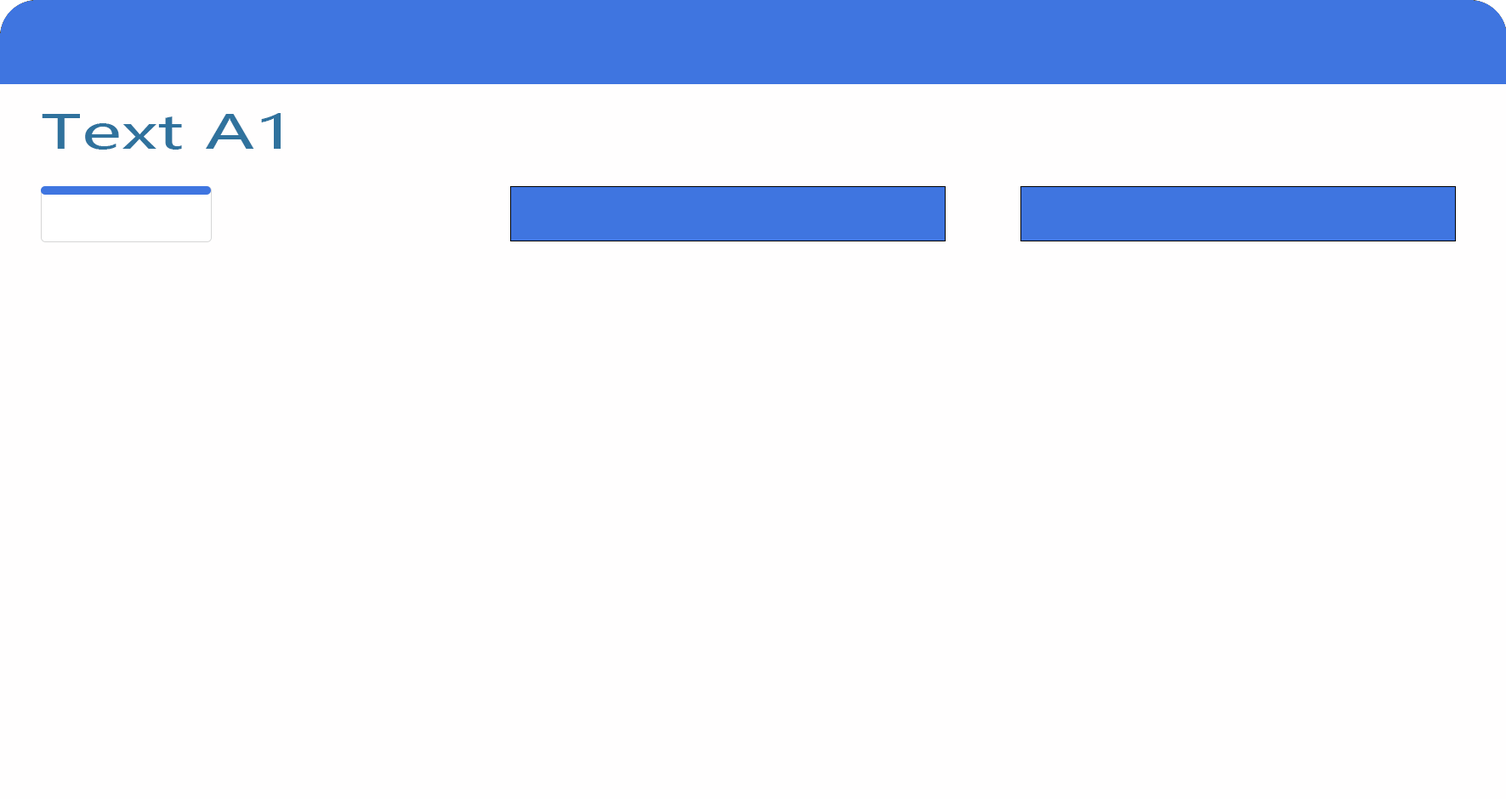
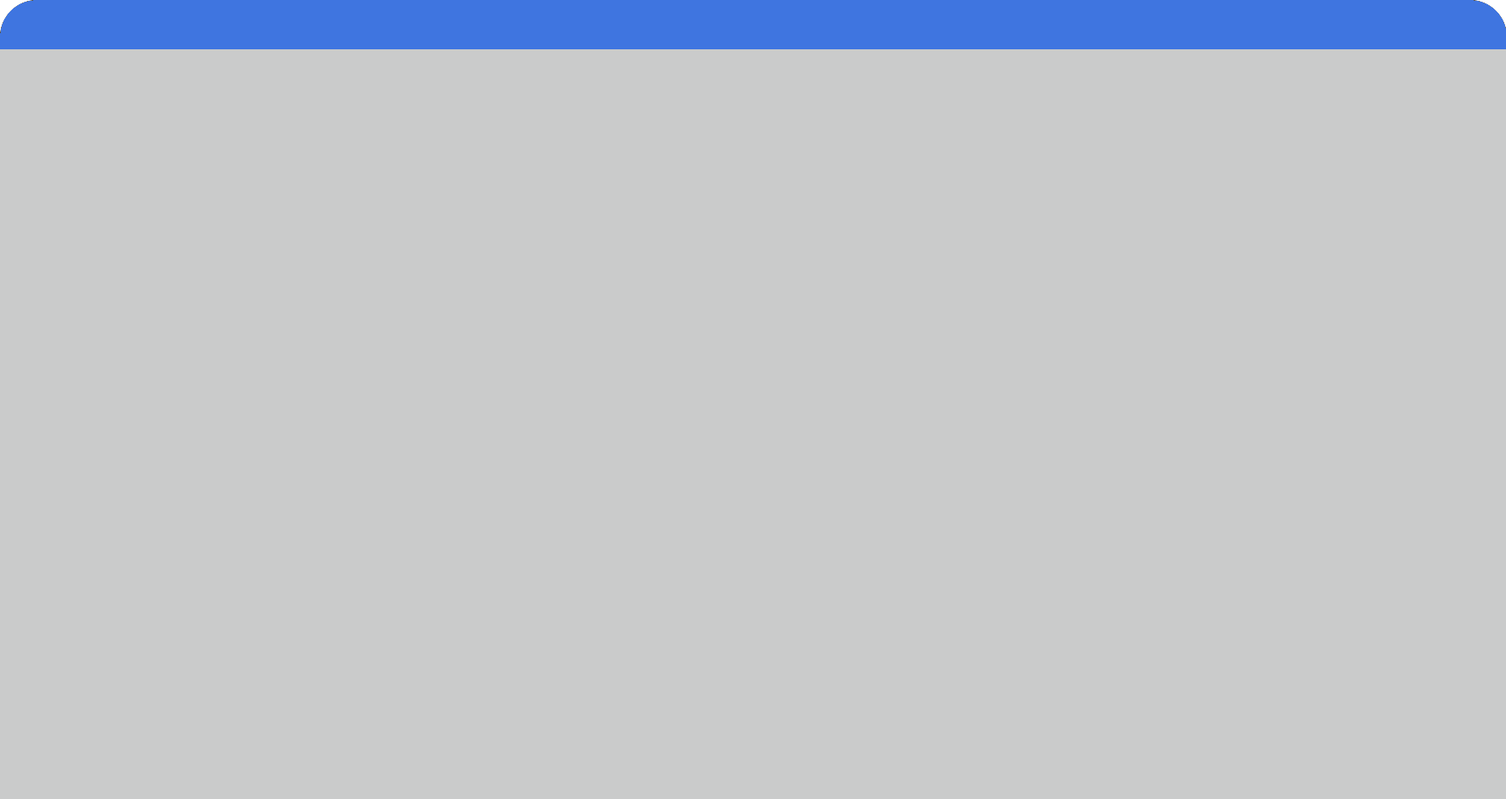
Layer changes from the first 1506×799 image to the second:
hid "矩形 1" (1st of 2) over bbox(1020, 186, 1456, 242)
hid "矩形 1" (2nd of 2) over bbox(510, 186, 946, 242)
hid "矩形 3" over bbox(40, 186, 211, 195)
hid "矩形 2", painted on it over bbox(40, 186, 212, 243)
hid "Text A1" over bbox(41, 113, 281, 150)
renamed "Main Windows" to "矩形 4", painted on it over bbox(0, 49, 1506, 799)
